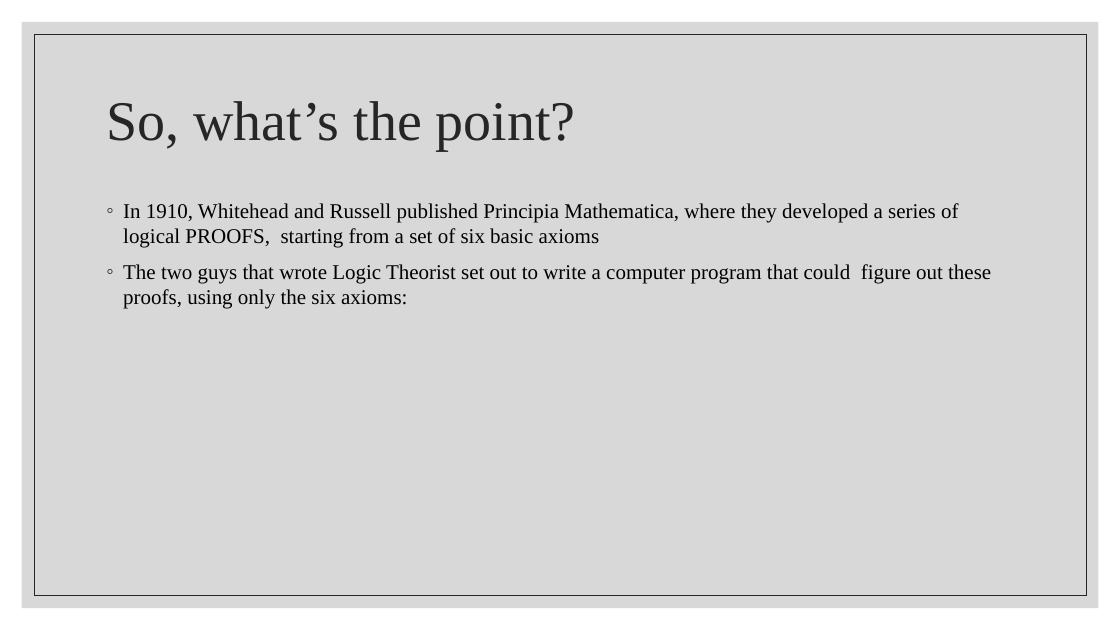
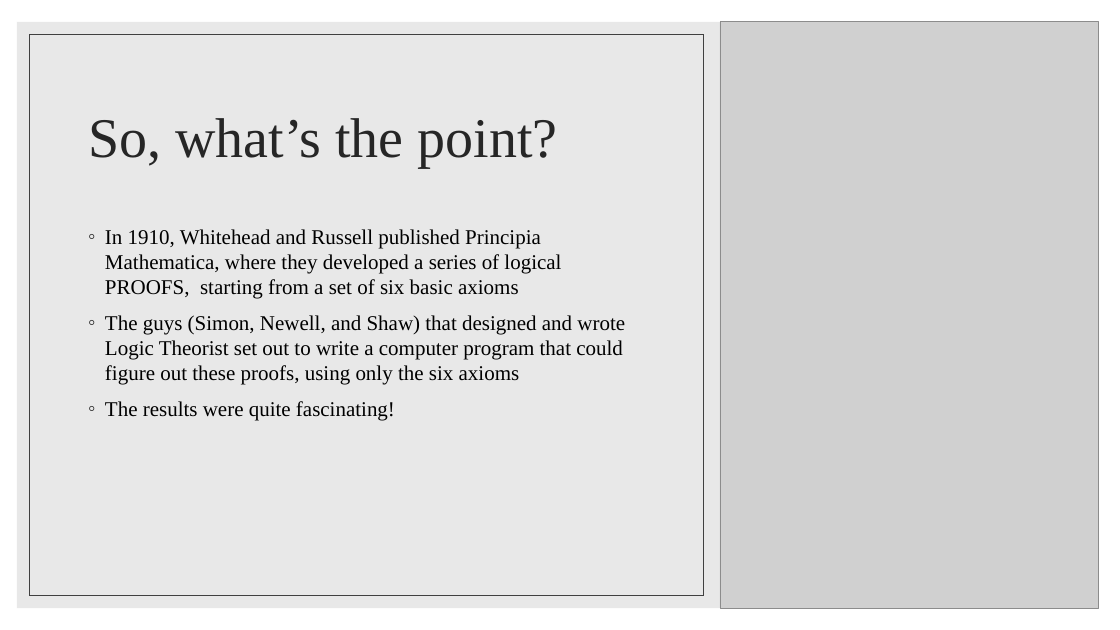
Before and after one commit to wutmeownow/phys441, a slide deck: slide 37 of JupyterNotebooks/LLS/Lecture3.pptx (slide 35 before the commit). Drawn at 1120x630 pixels with LibreOffice and Linux fonts; fonts in the diff are those of the drawing; grey boxes stand for pictures. Boxes give left, top, right and bottom in pixels: in the first picture for what was removed or moved away, otherwise in the second. Text is boxed around its words. In the diff, an @@ line names an element or a change of style, - is before the commit and + after.

Commit message:
Updates

```diff
--- a/JupyterNotebooks/LLS/Lecture3.pptx
+++ b/JupyterNotebooks/LLS/Lecture3.pptx
@@ rectangle added at <box>0,0,1120,630</box>, fill #FFFFFF @@
@@ rectangle added at <box>17,22,720,608</box>, fill #D9D9D9 at 60% opacity @@
@@ rectangle removed at <box>22,22,1099,608</box> @@
@@ picture added at <box>720,22,1099,608</box> @@
@@ rectangle added at <box>29,34,704,596</box>, outline #404040 0.5 pt @@
@@ rectangle removed at <box>34,34,1086,596</box> @@
@@ title "So, what’s the point?": place and size @@
-title "So, what’s the point?" at <box>106,101,576,150</box>
+title "So, what’s the point?" at <box>88,118,558,167</box>
@@ text "In 1910, Whitehead and Russell ...": place and size @@
-text "In 1910, Whitehead and Russell ..." at <box>123,203,991,309</box>
+text "In 1910, Whitehead and Russell ..." at <box>105,229,625,421</box>
@@ text at <box>105,315,625,421</box>: text changed @@
-◦ The two guys that wrote Logic Theorist set out to write a computer program that could figure out these proofs, using only the six axioms:
+◦ The guys (Simon, Newell, and Shaw) that designed and wrote Logic Theorist set out to write a computer program that could figure out these proofs, using only the six axioms
+◦ The results were quite fascinating!
```
Also in this commit, not shown: 3 slides added.
